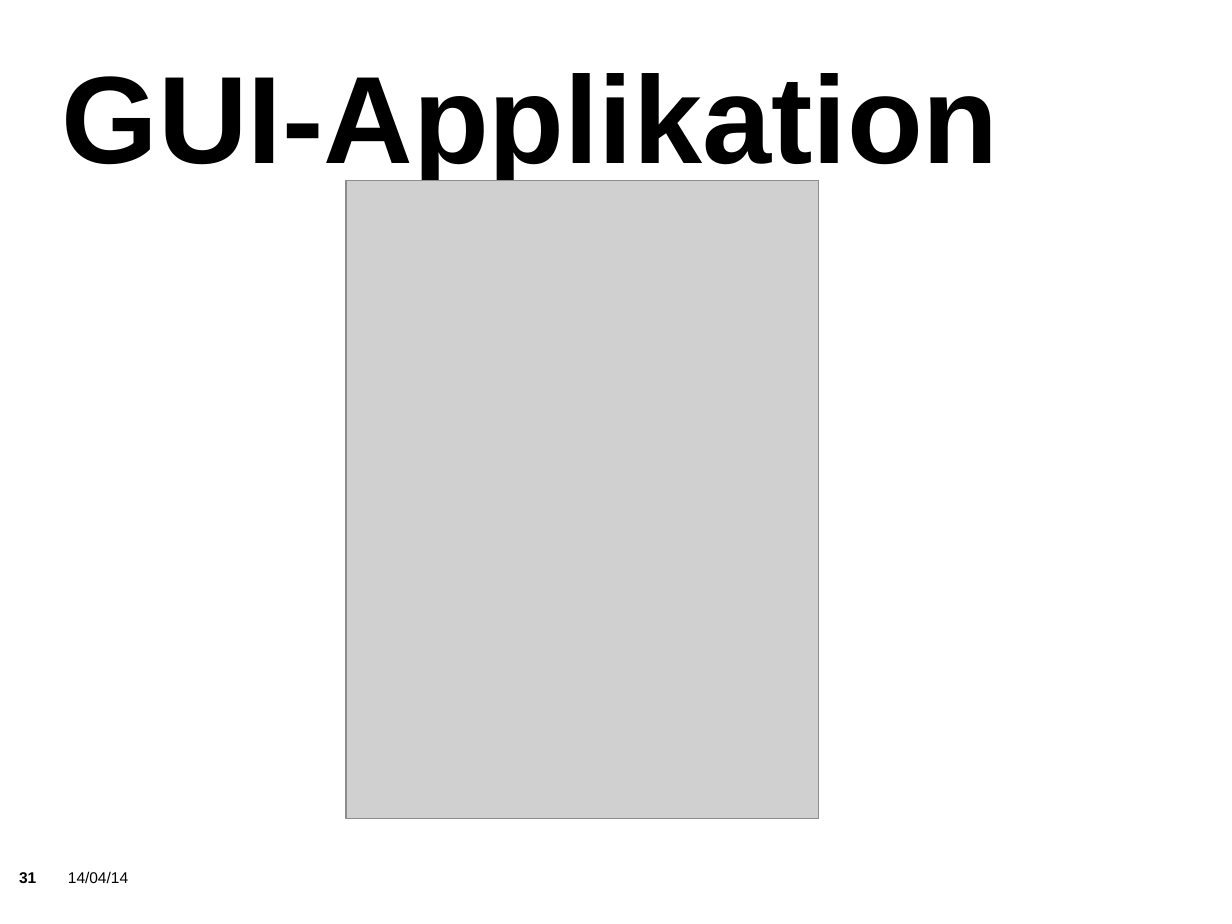
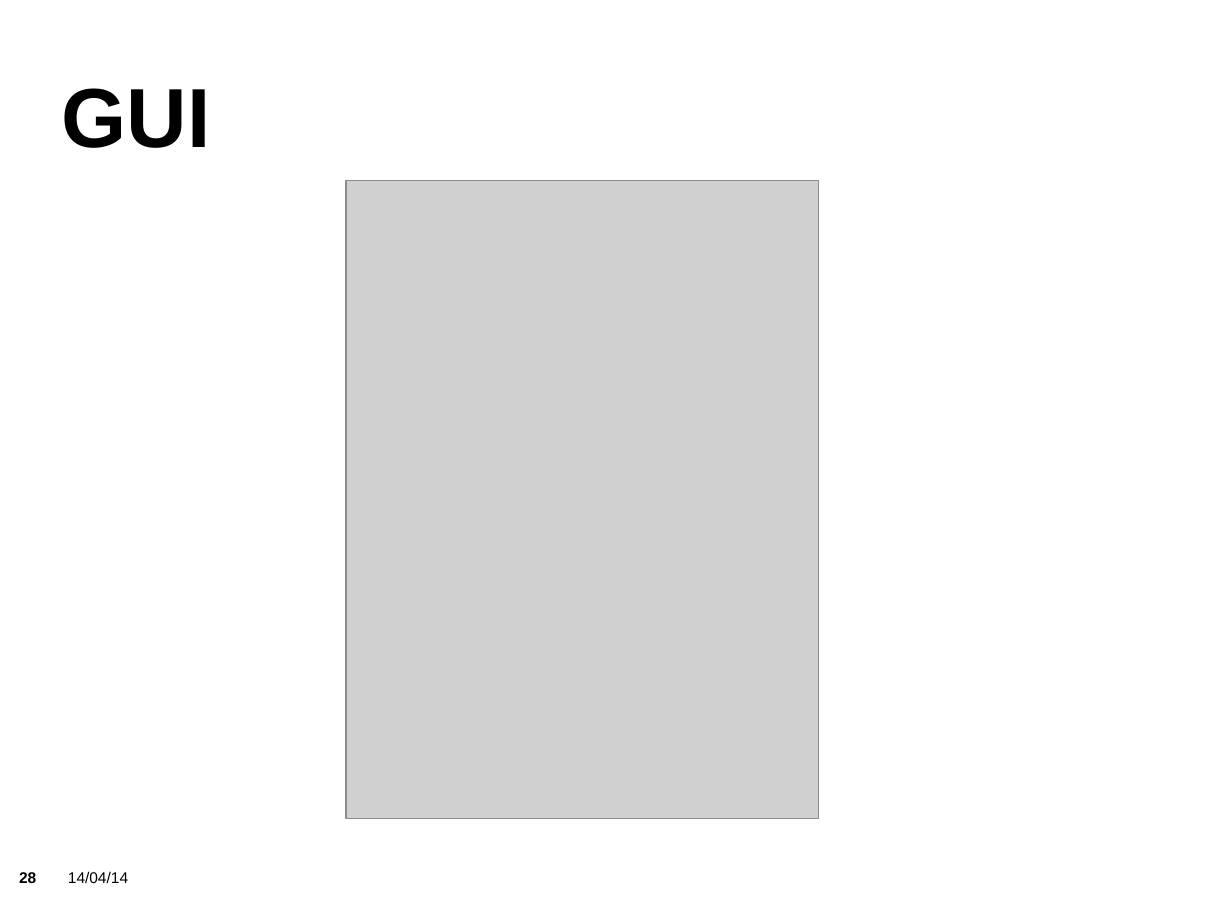
Before and after one commit to KITrokopter/Presentation, a slide deck: slide 28 of PresentationInTotal v0.1.odp (slide 31 before the commit). Drawn at 1232x924 pixels with LibreOffice and Linux fonts; fonts in the diff are those of the drawing; grey boxes stand for pictures; background and template pictures are left out. Boxes give left, top, right and bottom in pixels: in the first picture for what was removed or moved away, otherwise in the second. Text is boxed around its words. In the diff, an @@ line names an element or a change of style, - is before the commit and + after.

```diff
--- a/PresentationInTotal v0.1.odp
+++ b/PresentationInTotal v0.1.odp
@@ title at (62, 88, 211, 148): text changed; size 80 to 54 pt @@
-GUI-Applikation
+GUI
@@ page number at (19, 872, 36, 883): text changed @@
-31
+28
```
Also in this commit, not shown: 24 other slides changed, 5 slides added, 15 slides removed.
